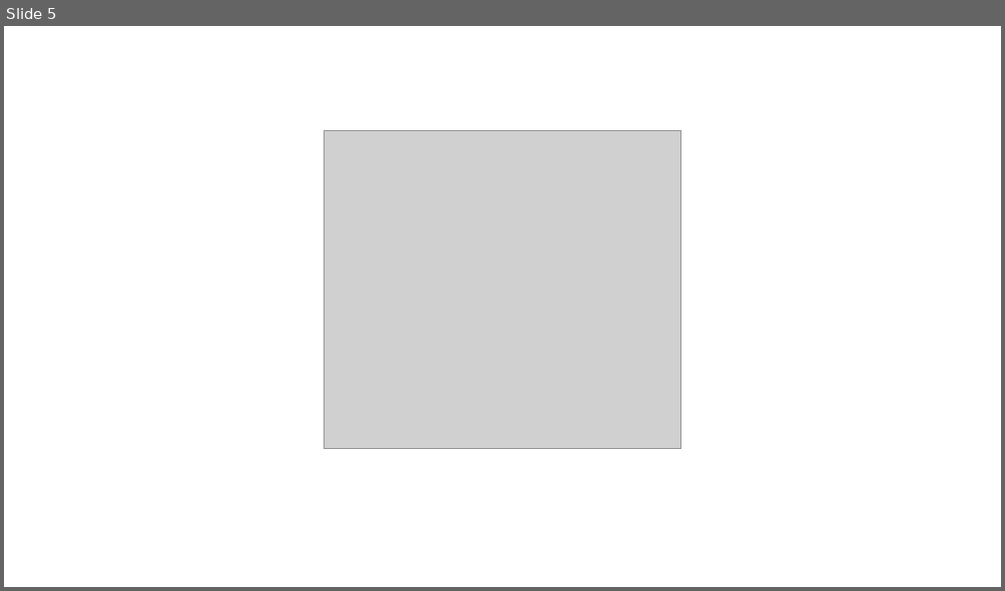
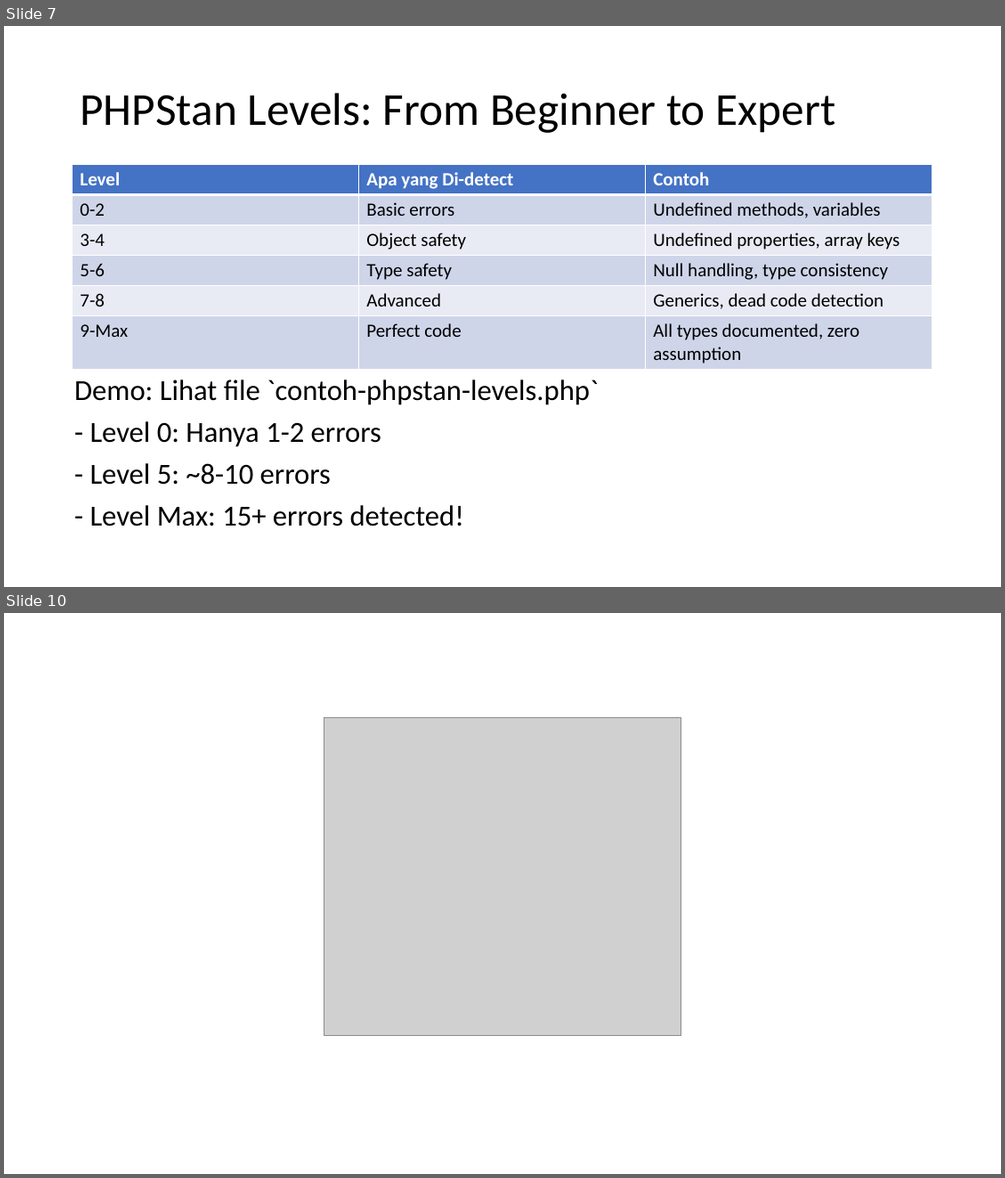
Before and after one commit to njulioiyoo/code-analysis-laravel-nodejs, a slide deck: slides/JNO - Sharing Session Code Analysis.pptx. Shown one above the other, each under a label of ours: slide 5 before the commit, slides 7 and 10 after it; the slides between them are not shown. The pictures are 1005x591 and 1005x1178 pixels, drawn with LibreOffice and Linux fonts; fonts in the diff are those of the drawing; grey boxes stand for pictures; background and template pictures are left out. Boxes give left, top, right and bottom in pixels: in the first picture for what was removed or moved away, otherwise in the second. Text is boxed around its words. In the diff, an @@ line names an element or a change of style, - is before the commit and + after.

```diff
--- a/slides/JNO - Sharing Session Code Analysis.pptx
+++ b/slides/JNO - Sharing Session Code Analysis.pptx
@@ slide 7 added at (x1=4, y1=26, x2=1001, y2=587), background picture (left out) @@
@@ title added at (x1=80, y1=93, x2=836, y2=133), 44 pt, text #000000 @@
+PHPStan Levels: From Beginner to Expert
@@ table added at (x1=73, y1=164, x2=932, y2=368), 6 rows, 3 columns @@
+Level | Apa yang Di-detect | Contoh
+0-2 | Basic errors | Undefined methods, variables
+3-4 | Object safety | Undefined properties, array keys
+5-6 | Type safety | Null handling, type consistency
+7-8 | Advanced | Generics, dead code detection
+9-Max | Perfect code | All types documented, zero assumption
@@ text added at (x1=74, y1=379, x2=598, y2=526), 28 pt, text #000000 @@
+Demo: Lihat file `contoh-phpstan-levels.php`
+- Level 0: Hanya 1-2 errors
+- Level 5: ~8-10 errors
+- Level Max: 15+ errors detected!
@@ what was slide 5 is now slide 10 @@
```
Also in this commit, not shown: 8 other slides added, 4 slides removed, 25 other files.
